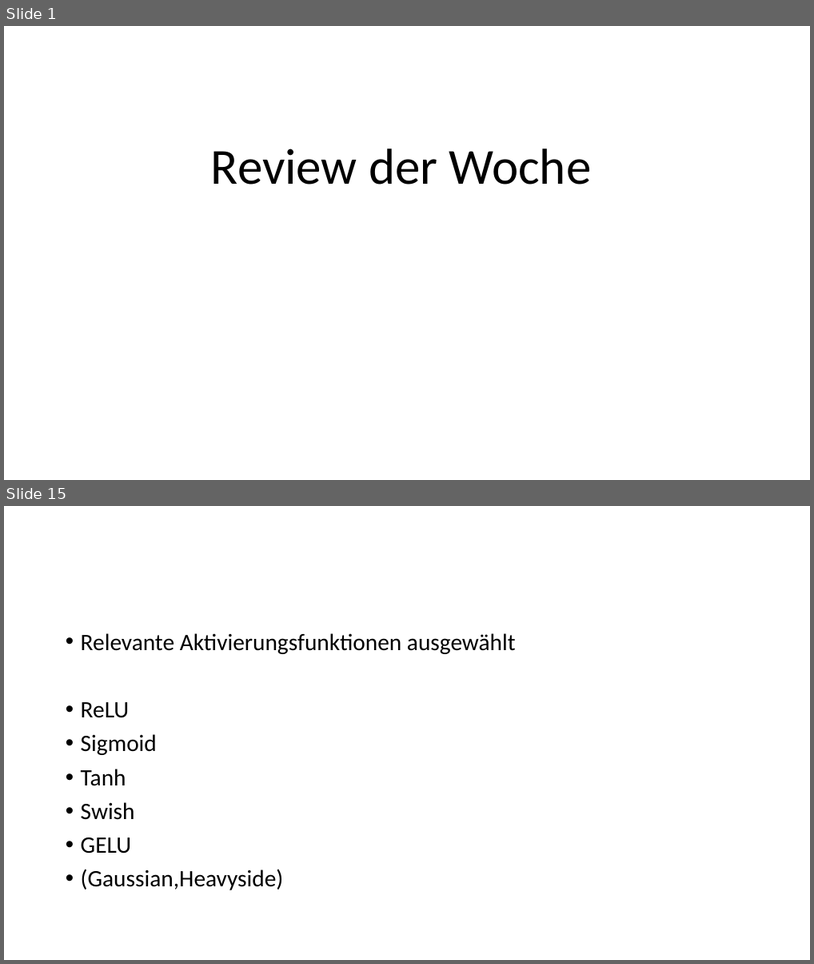
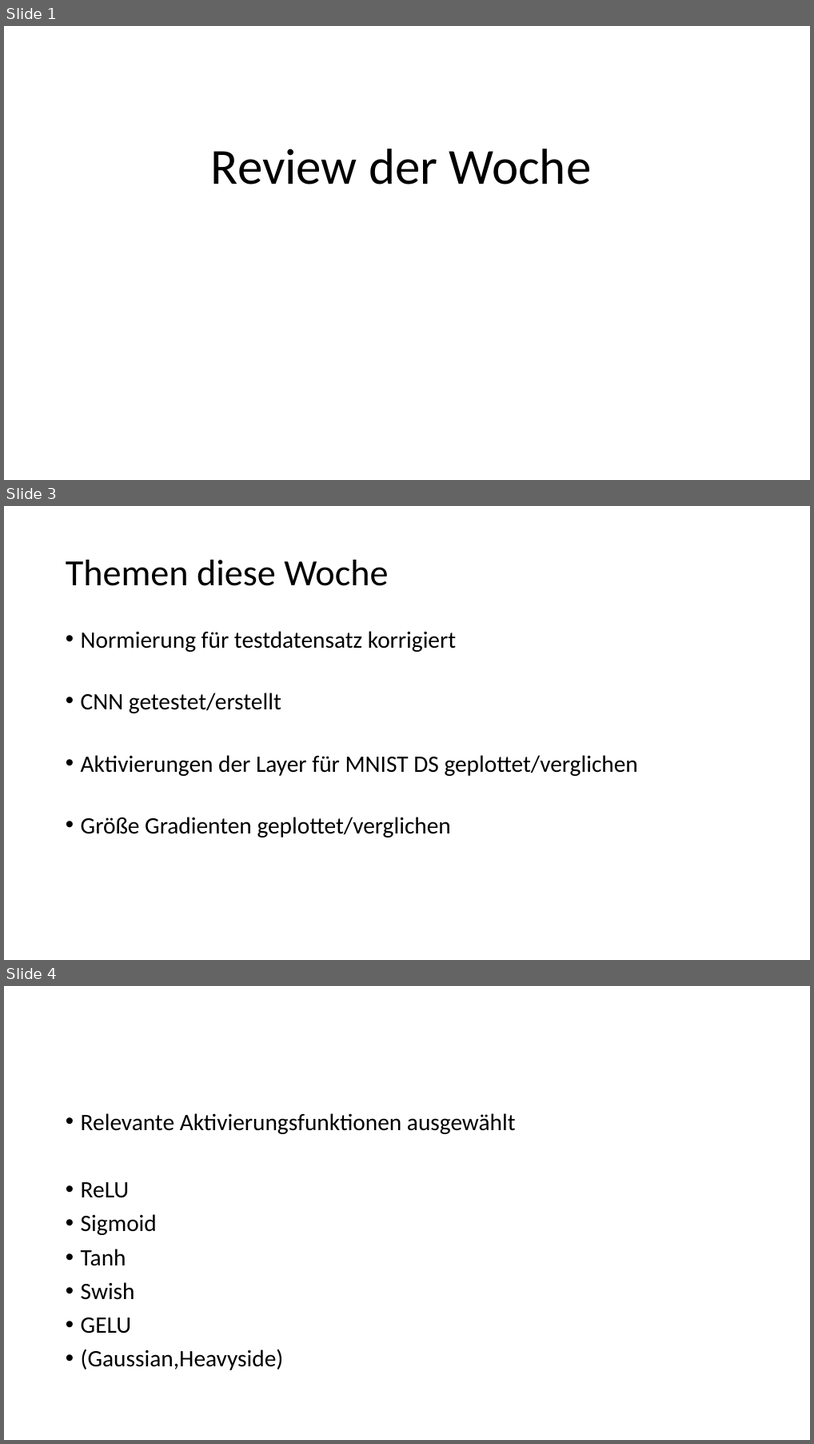
Before and after one commit to resist95/activation-ba, a slide deck: Review der Woche.odp. Shown one above the other, each under a label of ours: slides 1 and 15 before the commit, slides 1, 3 and 4 after it; the slides between them are not shown. The pictures are 814x964 and 814x1444 pixels, drawn with LibreOffice and Linux fonts; fonts in the diff are those of the drawing. Boxes give left, top, right and bottom in pixels: in the first picture for what was removed or moved away, otherwise in the second. Text is boxed around its words. In the diff, an @@ line names an element or a change of style, - is before the commit and + after.

```diff
--- a/Review der Woche.odp
+++ b/Review der Woche.odp
@@ slide 3 added at (4, 506, 810, 960), background #FFFFFF @@
@@ title added at (66, 560, 388, 586), 44 pt, text #000000 @@
+Themen diese Woche
@@ text added at (81, 631, 638, 837), 28 pt, text #000000 @@
+• Normierung für testdatensatz korrigiert
+• CNN getestet/erstellt
+• Aktivierungen der Layer für MNIST DS geplottet/verglichen
+• Größe Gradienten geplottet/verglichen
@@ what was slide 15 is now slide 4 @@
```
Also in this commit, not shown: 2 slides changed, 1 other slide added, 13 slides removed, 1 other file.
